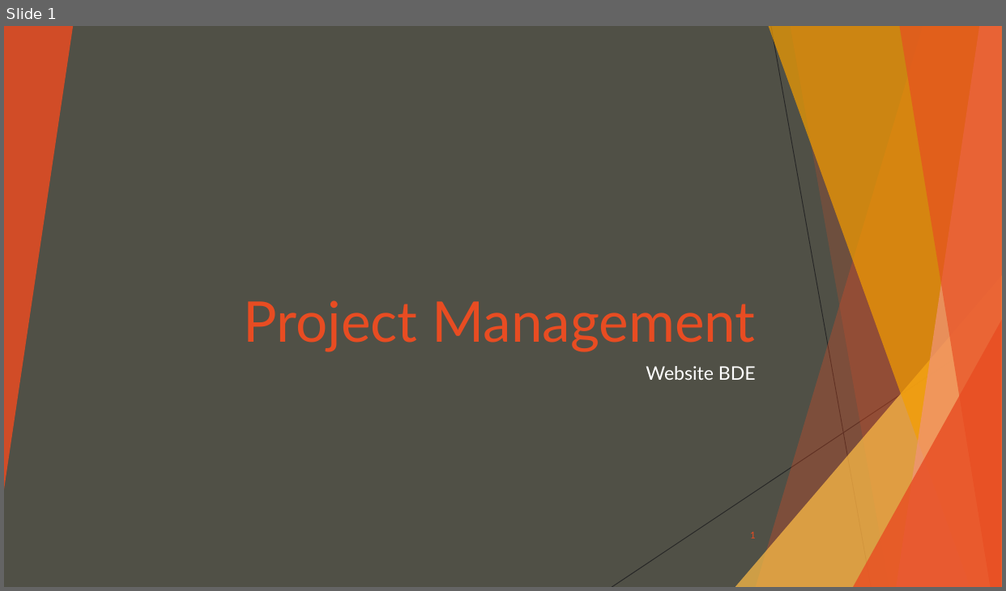
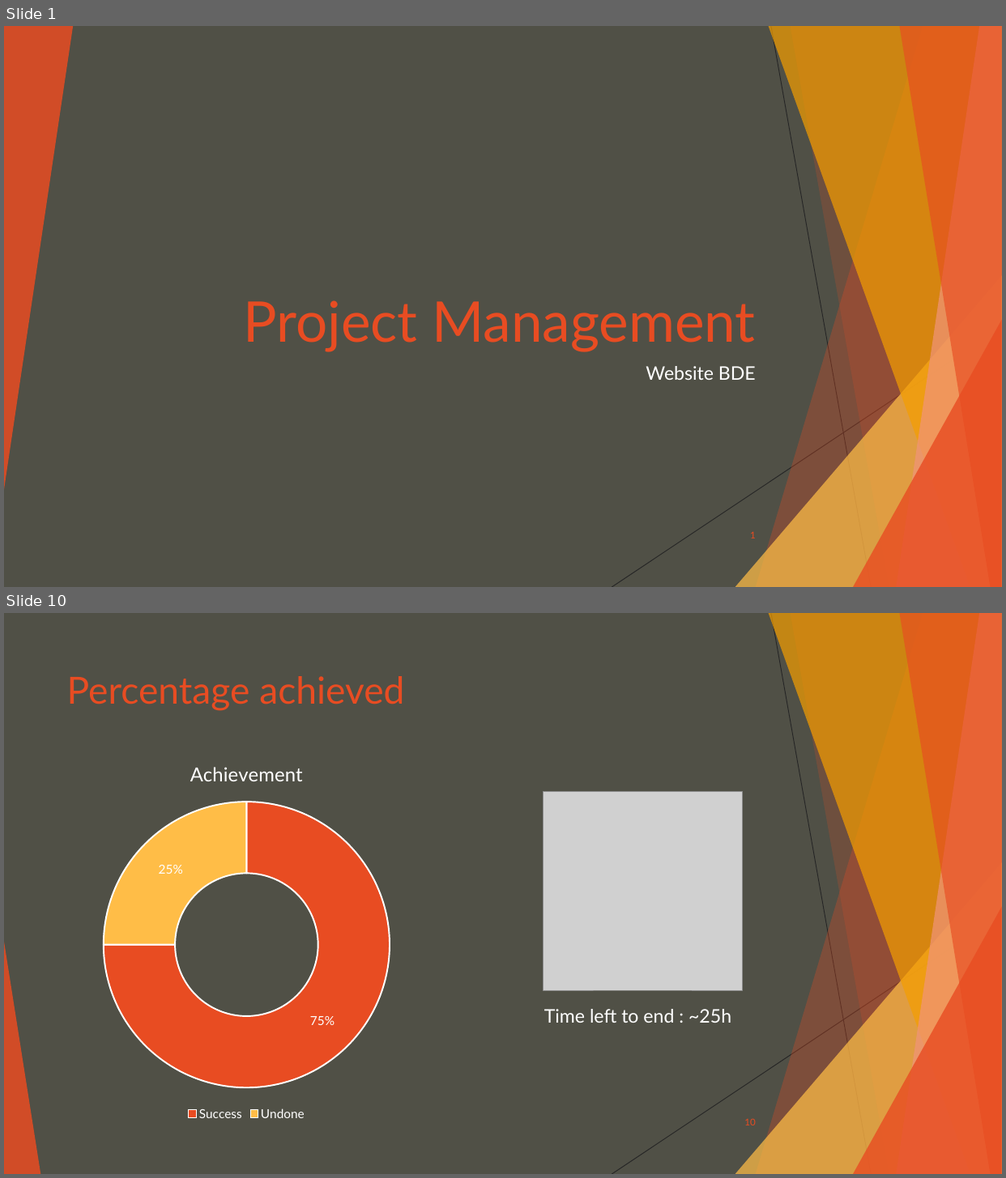
Before and after one commit to Happocalypse/ProjetSiteWebBDE, a slide deck: Project Management.pptx. Shown one above the other, each under a label of ours: slide 1 before the commit, slides 1 and 10 after it; the slides between them are not shown. The pictures are 1006x591 and 1006x1178 pixels, drawn with LibreOffice and Linux fonts; fonts in the diff are those of the drawing; grey boxes stand for pictures. Boxes give left, top, right and bottom in pixels: in the first picture for what was removed or moved away, otherwise in the second. Text is boxed around its words. In the diff, an @@ line names an element or a change of style, - is before the commit and + after.

```diff
--- a/Project Management.pptx
+++ b/Project Management.pptx
@@ slide 10 added at bbox=[4, 613, 1002, 1174], background #505046; not listed: 9 template elements that a slide beside it also shows @@
@@ title added at bbox=[67, 676, 404, 711], 36 pt, text #E84C22 @@
+Percentage achieved
@@ doughnut chart added at bbox=[4, 745, 503, 1124] @@
+title "Achievement"
+categories: Success, Undone
+Achievement: 0.75, 0.25
@@ picture added at bbox=[543, 791, 742, 990] @@
@@ triangle added at bbox=[4, 942, 40, 1174], fill #E84C22 at 85% opacity @@
@@ text added at bbox=[544, 1009, 731, 1023], 18 pt, text #FFFFFF @@
+Time left to end : ~25h
@@ page number added at bbox=[744, 1118, 755, 1126], 9 pt, text #E84C22 @@
+10
```
Also in this commit, not shown: 1 slide changed, 10 other slides added, 13 slides removed, 1 other file.
